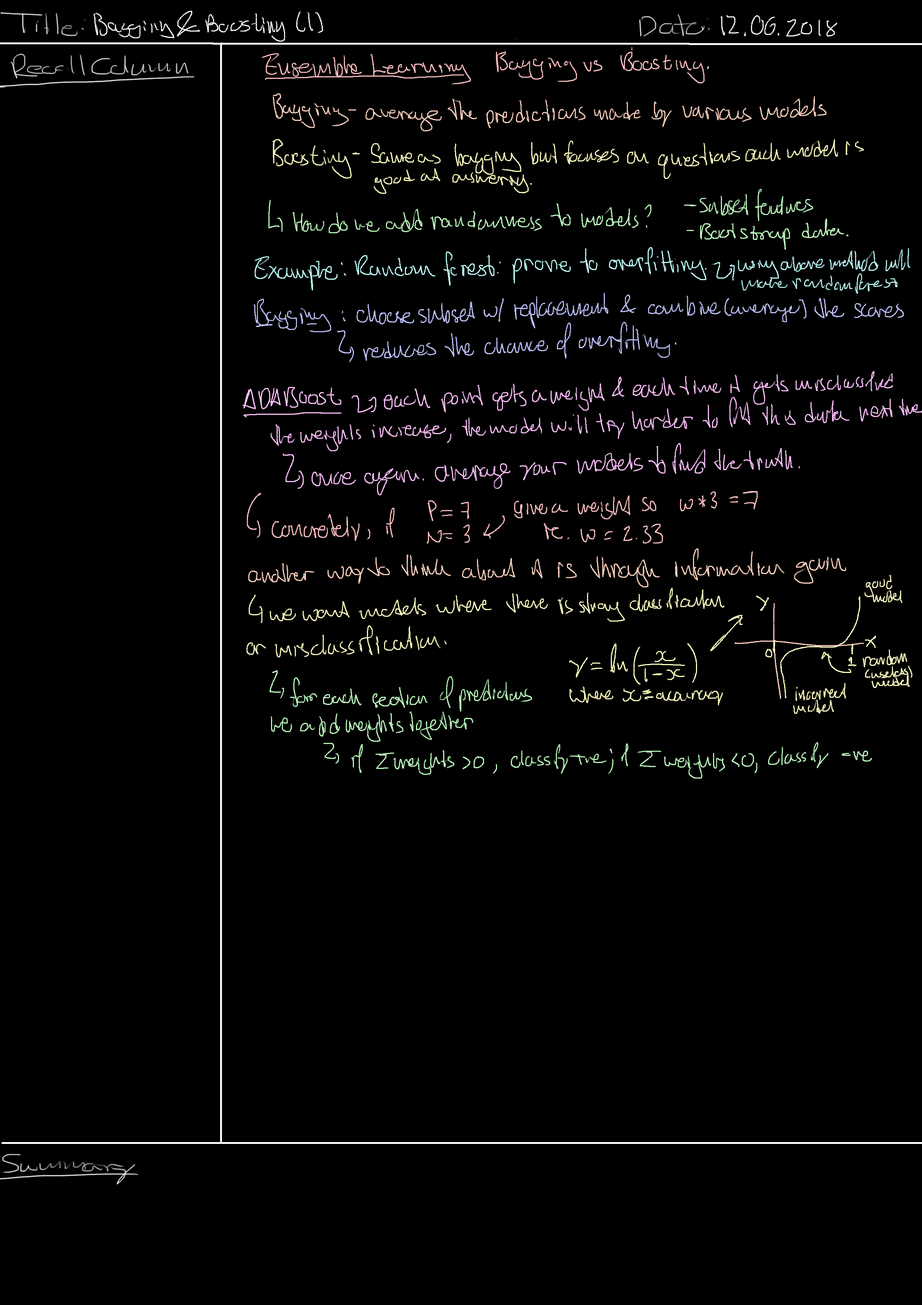
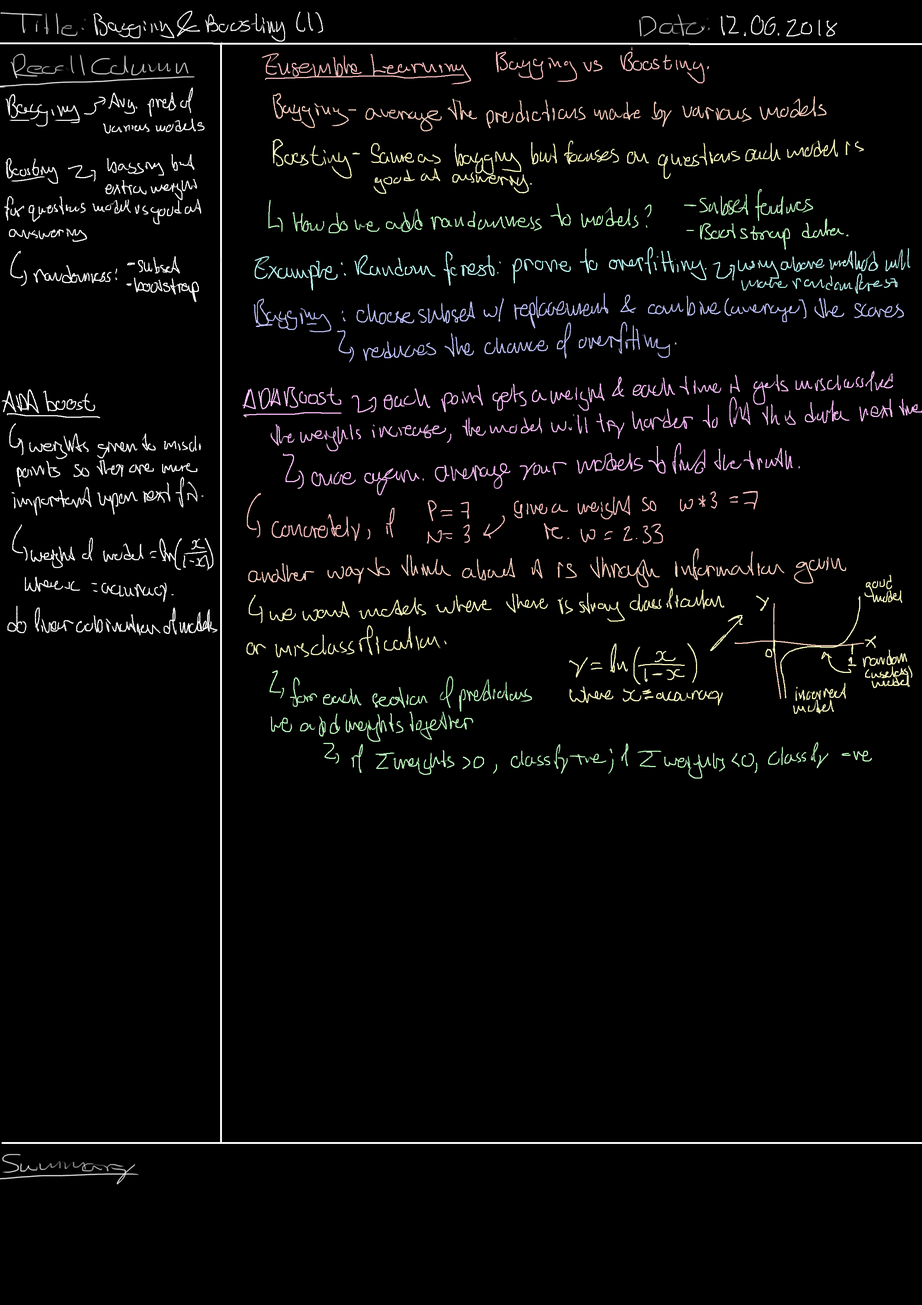
Layered file, before and after one edit (922 x 1305). Changes by layer:
painted on "Background" over [1, 87, 218, 636]
